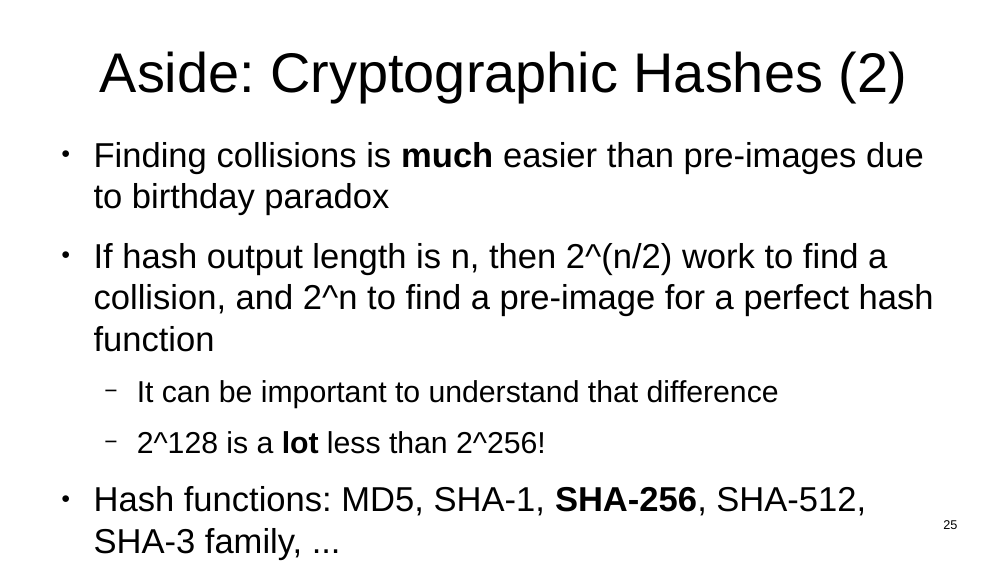
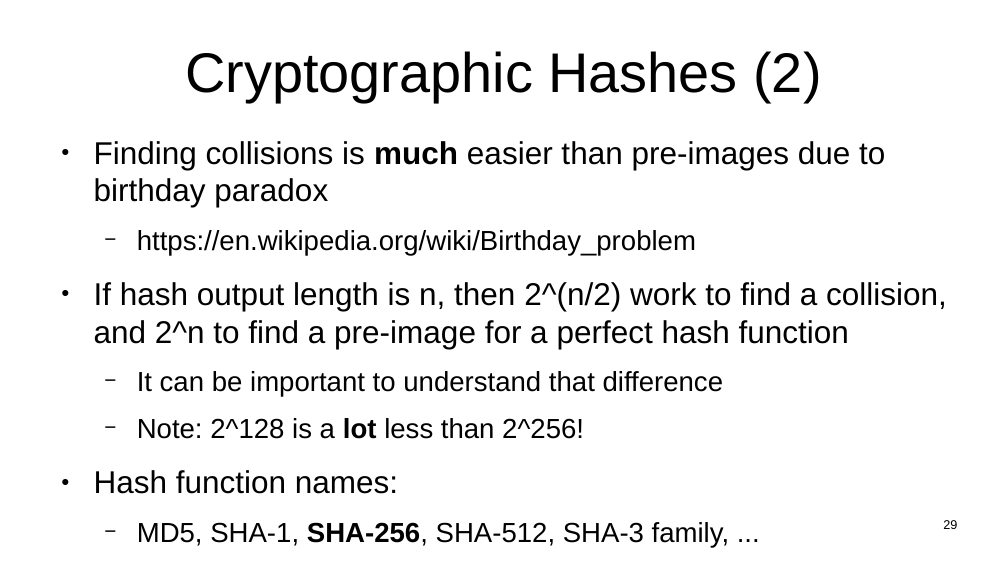
Before and after one commit to sftcd/witidtm, a slide deck: slide 29 of lectures/400-passwords.odp (slide 25 before the commit). Drawn at 1008x567 pixels with LibreOffice and Linux fonts; fonts in the diff are those of the drawing. Boxes give left, top, right and bottom in pixels: in the first picture for what was removed or moved away, otherwise in the second. Text is boxed around its words. In the diff, an @@ line names an element or a change of style, - is before the commit and + after.

```diff
--- a/lectures/400-passwords.odp
+++ b/lectures/400-passwords.odp
@@ title at [185,51,821,102]: text changed @@
-Aside: Cryptographic Hashes (2)
+Cryptographic Hashes (2)
@@ text at [94,141,947,396]: size 27.2 to 24.8 pt in "Finding collisions is much easier than pre-images ...", "If hash output length is n, then ..."; size 23.8 to 21.7 pt in "It can be important to understand that ..." @@
@@ text at [137,230,696,255]: paragraph added @@
+  − https://en.wikipedia.org/wiki/Birthday_problem
@@ text at [94,418,730,547]: text changed; size 27.2 to 21.7 pt @@
-  − 2^128 is a lot less than 2^256!
-● Hash functions: MD5, SHA-1, SHA-256, SHA-512, SHA-3 family, ...
+  − Note: 2^128 is a lot less than 2^256!
+● Hash function names:
+  − MD5, SHA-1, SHA-256, SHA-512, SHA-3 family, ...
@@ page number at [943,520,957,529]: text changed @@
-25
+29
```
Also in this commit, not shown: 7 other slides changed, 4 slides added, 2 slides removed, 1 other file.
